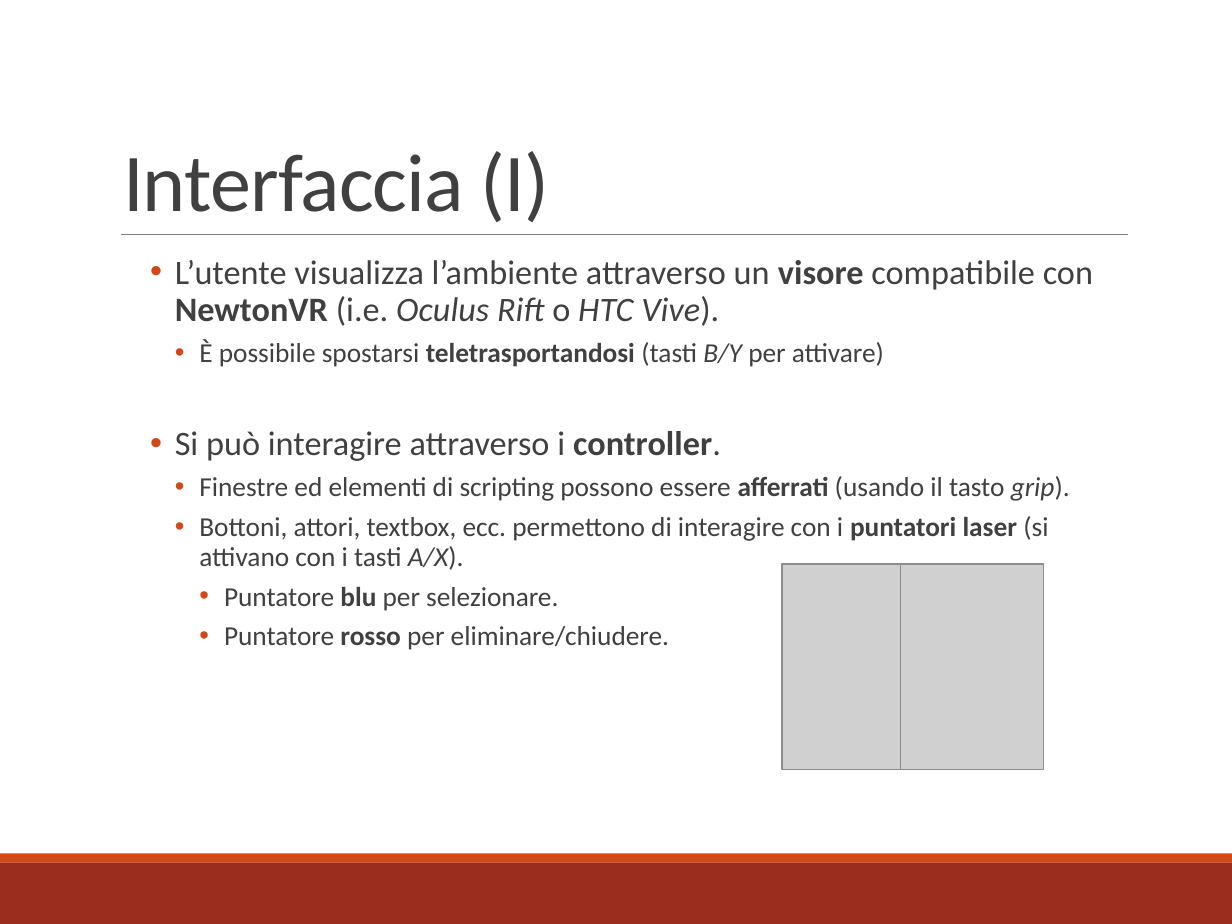
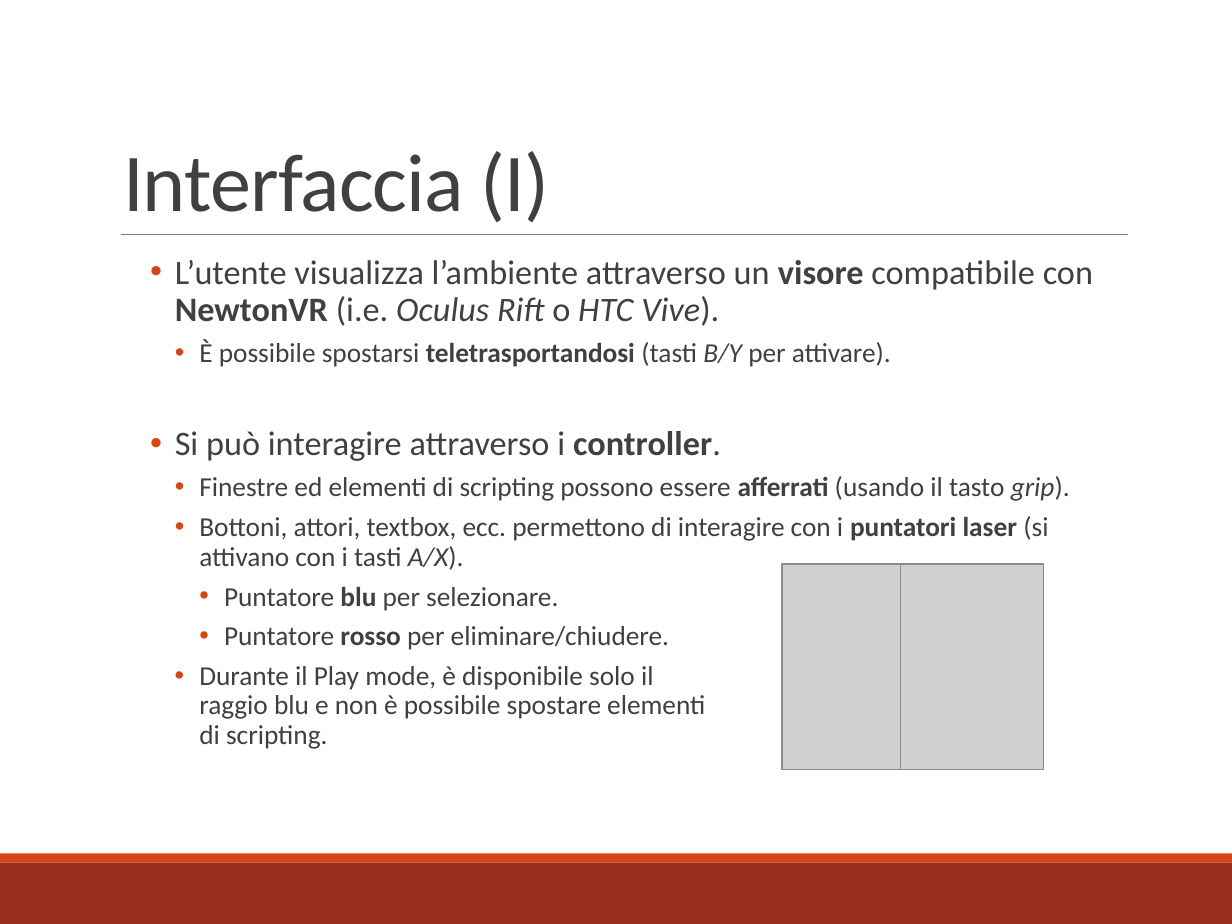
Before and after one commit to mbosc/scartch, a slide deck: slide 17 of Presentazione.pptx. Drawn at 1232x924 pixels with LibreOffice and Linux fonts; fonts in the diff are those of the drawing; grey boxes stand for pictures. Boxes give left, top, right and bottom in pixels: in the first picture for what was removed or moved away, otherwise in the second. Text is boxed around its words. In the diff, an @@ line names an element or a change of style, - is before the commit and + after.

```diff
--- a/Presentazione.pptx
+++ b/Presentazione.pptx
@@ text at [199,340,891,367]: text changed @@
-    • È possibile spostarsi teletrasportandosi (tasti B/Y per attivare)
+    • È possibile spostarsi teletrasportandosi (tasti B/Y per attivare).
@@ text added at [199,666,705,749], 16 pt, text #404040 @@
+    • Durante il Play mode, è disponibile solo il raggio blu e non è possibile spostare elementi di scripting.
```
Also in this commit, not shown: 7 other slides changed, 3 slides added, 2 slides removed, 1 other file.
